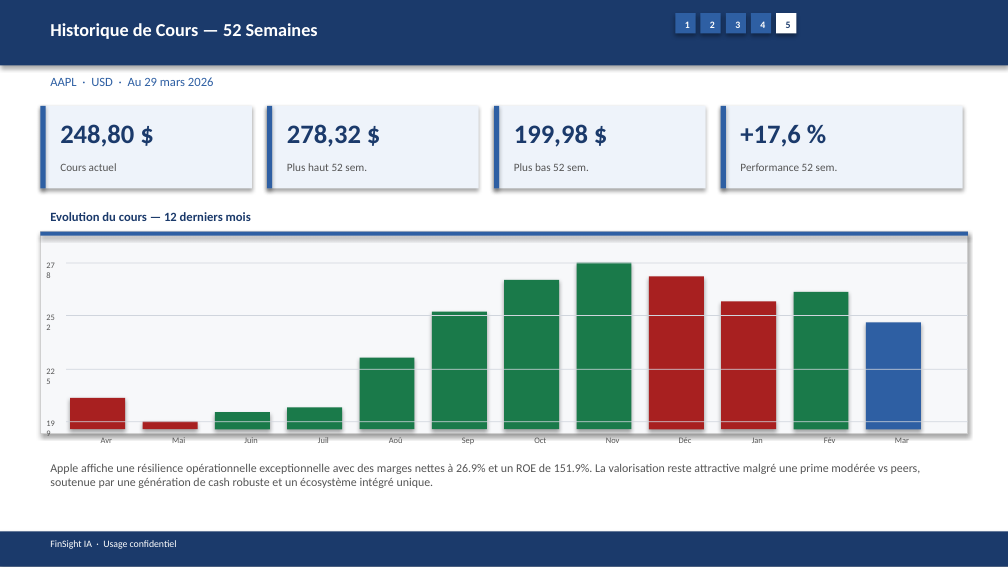
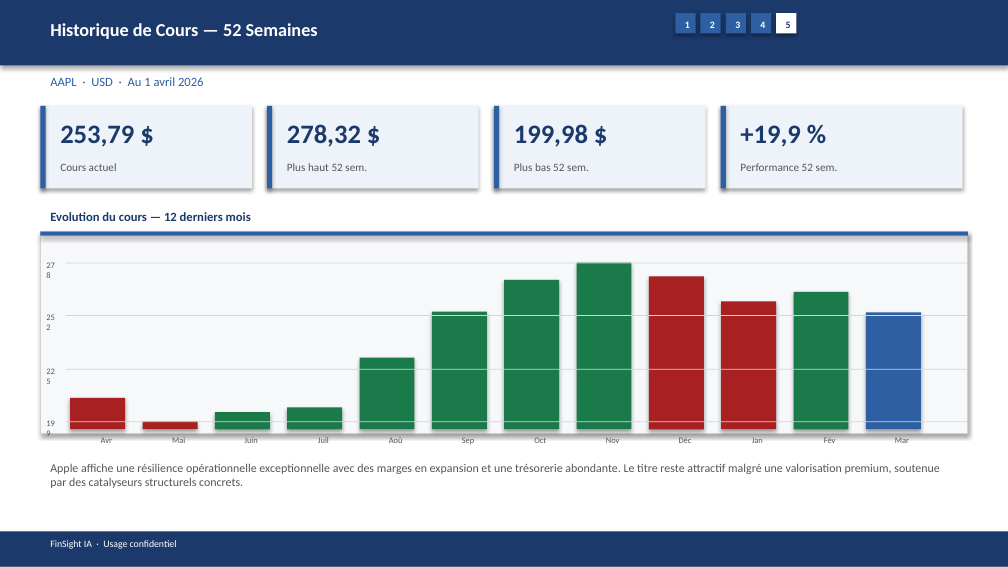
Before and after one commit to baptistejeh07-art/finsight-ia, a slide deck: slide 20 of preview/AAPL/AAPL_pitchbook.pptx. Drawn at 1008x567 pixels with LibreOffice and Linux fonts; fonts in the diff are those of the drawing. Boxes give left, top, right and bottom in pixels: in the first picture for what was removed or moved away, otherwise in the second. Text is boxed around its words. In the diff, an @@ line names an element or a change of style, - is before the commit and + after.

Commit message:
chore(preview): AAPL outputs regeneres

```diff
--- a/preview/AAPL/AAPL_pitchbook.pptx
+++ b/preview/AAPL/AAPL_pitchbook.pptx
@@ text at <box>50,77,204,86</box>: text changed @@
-AAPL · USD · Au 29 mars 2026
+AAPL · USD · Au 1 avril 2026
@@ text at <box>60,125,134,147</box>: text changed @@
-248,80 $
+253,79 $
@@ text at <box>740,125,800,147</box>: text changed @@
-+17,6 %
++19,9 %
@@ rectangle: place and size @@
-rectangle at <box>866,323,921,429</box>
+rectangle at <box>866,312,921,429</box>
@@ text at <box>50,463,939,488</box>: text changed @@
-Apple affiche une résilience opérationnelle exceptionnelle avec des marges nettes à 26.9% et un ROE de 151.9%. La valorisation reste attractive malgré une prime modérée vs peers, soutenue par une génération de cash robuste et un écosystème intégré unique.
+Apple affiche une résilience opérationnelle exceptionnelle avec des marges en expansion et une trésorerie abondante. Le titre reste attractif malgré une valorisation premium, soutenue par des catalyseurs structurels concrets.
```
Also in this commit, not shown: 14 other slides changed, 4 other files.
